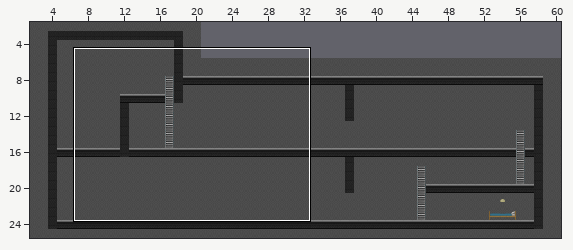
A Tiled map gets an edit: resources/tilemap/zona_shelter.tmx. The first picture is a wide view before the edit; the outline marks the close-up.
Close-up. Before the commit:
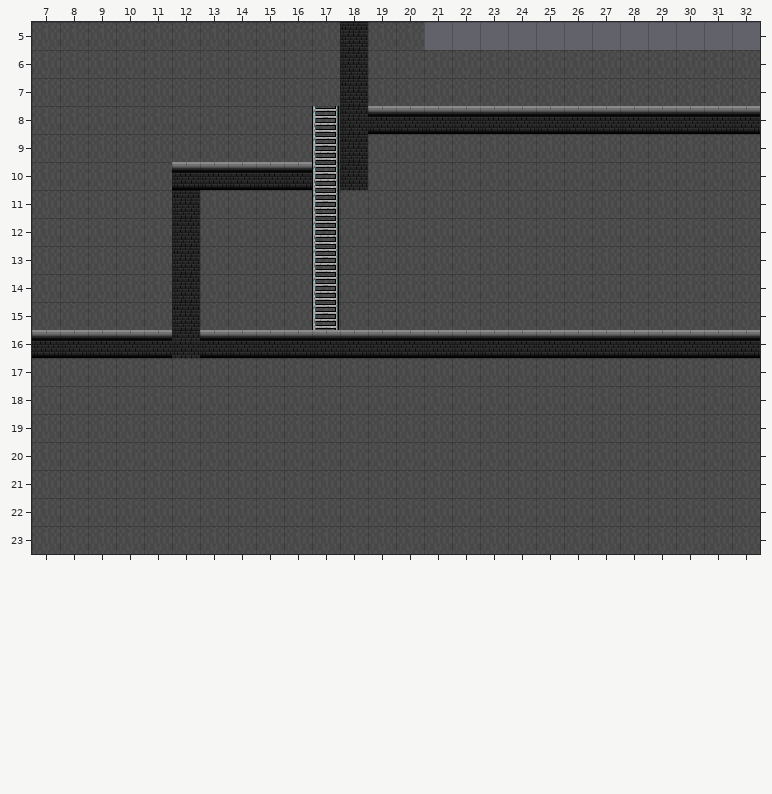
Cells are 32x32 px. Shown: x 7..32, y 5..23. The commit also changed other parts of the map, which this record leaves out.
The same view after the edit:
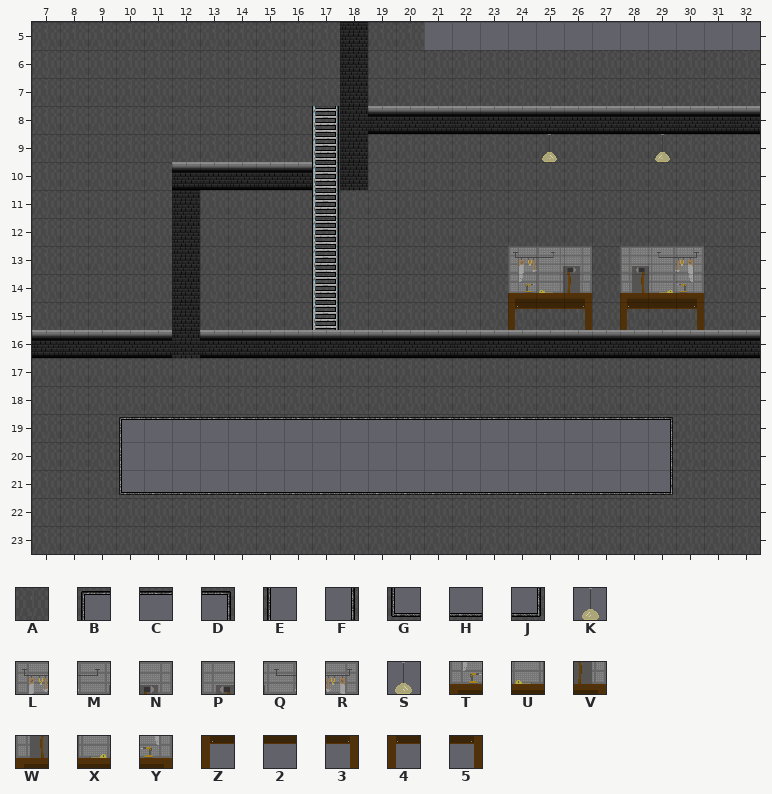
Key: from "template_tileset": A 27, B 82, C 83, D 84, E 97, F 99, G 112, H 113, J 114, K 128, L 144, M 145, N 146, P 147, Q 148, R 149, S 157, T 159, U 160, V 161, W 162, X 163, Y 164, Z 174, 2 175, 3 176, 4 177, 5 179.
_ is an empty cell.
Difference:
Layer "Fondo":
Tile A gives way to tile B in row 19 at x 10.
Tile A gives way to tile C in row 19 at x 11 to 28.
Tile A gives way to tile D in row 19 at x 29.
Tile A gives way to tile E in row 20 at x 10.
Tile A gives way to tile F in row 20 at x 29.
Tile A gives way to tile G in row 21 at x 10.
Tile A gives way to tile H in row 21 at x 11 to 28.
Tile A gives way to tile J in row 21 at x 29.
Tile A is gone in row 20 at x 11 to 28.
Layer "Elements":
The edit adds tile 2 in row 15 at x 25 and 29.
The edit adds tile 3 in row 15 at x 26.
The edit adds tile 4 in row 15 at x 28.
The edit adds tile 5 in row 15 at x 30.
The edit adds tile K in row 9 at x 29.
The edit adds tile L in row 13 at x 24.
The edit adds tile M in row 13 at x 25.
The edit adds tile N in row 13 at x 26.
The edit adds tile P in row 13 at x 28.
The edit adds tile Q in row 13 at x 29.
The edit adds tile R in row 13 at x 30.
The edit adds tile S in row 9 at x 25.
The edit adds tile T in row 14 at x 24.
The edit adds tile U in row 14 at x 25.
The edit adds tile V in row 14 at x 26.
The edit adds tile W in row 14 at x 28.
The edit adds tile X in row 14 at x 29.
The edit adds tile Y in row 14 at x 30.
The edit adds tile Z in row 15 at x 24.
Pixel boxes of the changes (left, top, right, bottom) in both close-ups:
added: (542, 134, 557, 162)
added: (655, 134, 670, 162)
added: (508, 246, 592, 330)
added: (620, 246, 704, 330)
changed: (119, 417, 673, 495)
